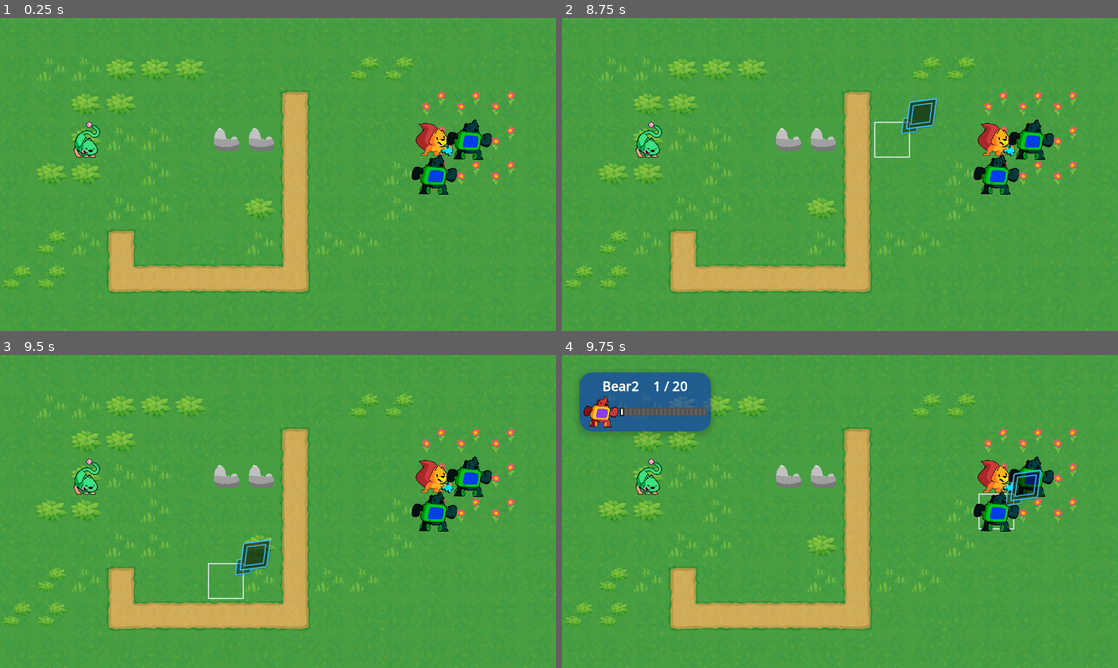
Above: before the commit, frames 1-4 (two rows, left to right).
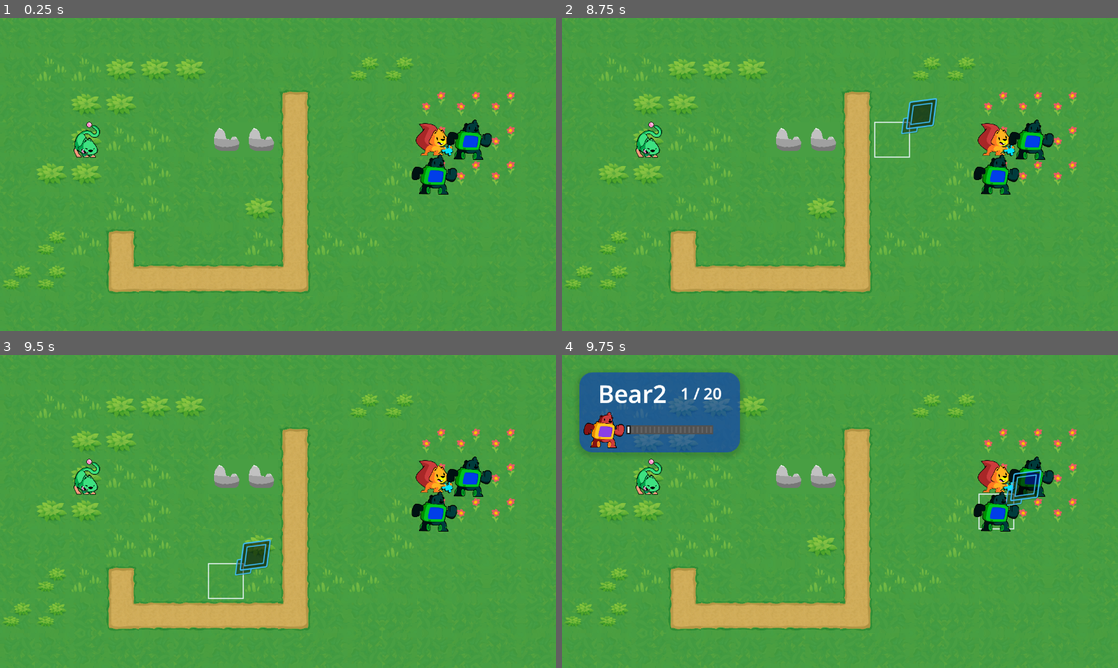
Above: after the commit, the same moments.

Repository: mojius/FarmStrategy
Game: Godot game, scene res://Main.tscn
Same seed, same stepped clock (60 frames per second), same inputs: the game is played once before the commit and once after it.
Inputs (mouse positions are in pixels of both pictures, inside the frame that each line leads up to):
- Up to frame 1 (0.25 s): no input
- Up to frame 2 (8.75 s): tap Enter (ui_accept) at 0.5, 0.77, 1.52, 2, 2.75, 3.02, 3.5, 3.77, 4.25, 4.52, 5, 6.02, 6.77, 7.52 s; move the mouse to (962, 158) at 0.52 s; press the mouse at (962, 158) at 0.53 s; hold Right (ui_right) 0.53-1.28 s; move the mouse to (728, 190) at 1.27 s; release the mouse at (728, 190) at 1.28 s; hold Down (ui_down) 1.28-2.03 s; click (728, 190) at 1.35 s; move the mouse to (895, 105) at 2.02 s; press the mouse at (895, 105) at 2.03 s; hold Right (ui_right) 2.03-2.78 s; move the mouse to (812, 237) at 2.77 s; release the mouse at (812, 237) at 2.78 s; hold Up (ui_up) 2.78-3.53 s; click (812, 237) at 2.85 s; move the mouse to (1006, 221) at 3.52 s; press the mouse at (1006, 221) at 3.53 s; hold Left (ui_left) 3.53-5.03 s; move the mouse to (673, 127) at 4.27 s; release the mouse at (673, 127) at 4.28 s; click (673, 127) at 4.35 s; move the mouse to (867, 174) at 5.02 s; press the mouse at (867, 174) at 5.03 s; hold Down (ui_down) 5.03-5.78 s; move the mouse to (756, 96) at 5.77 s; release the mouse at (756, 96) at 5.78 s; hold Right (ui_right) 5.78-6.53 s; click (756, 96) at 5.85 s; move the mouse to (962, 158) at 6.52 s; press the mouse at (962, 158) at 6.53 s; hold Up (ui_up) 6.53-7.28 s; move the mouse to (728, 190) at 7.27 s; release the mouse at (728, 190) at 7.28 s; hold Right (ui_right) 7.28-8.03 s; click (728, 190) at 7.35 s; move the mouse to (895, 105) at 8.02 s; press the mouse at (895, 105) at 8.03 s; hold Down (ui_down) from 8.03 s (still down)
- Up to frame 3 (9.5 s): move the mouse to (250, 574) at 8.77 s; release Down (ui_down) at 8.78 s; release the mouse at (250, 574) at 8.78 s; hold Left (ui_left) from 8.78 s (still down); click (250, 574) at 8.85 s; tap Enter (ui_accept) at 9.02 s
- Up to frame 4 (9.75 s): move the mouse to (1006, 558) at 9.52 s; release Left (ui_left) at 9.53 s; press the mouse at (1006, 558) at 9.53 s; hold Up (ui_up) from 9.53 s (still down)

Frames 1-3 are identical in both runs. In frame 4, 4.7% of the frame differs, in the area x 3-33%, y 5-32%.

Commit message:
Small adjustments to UI, etc

Diff:
--- a/GameBoard/GameBoard.gd
+++ b/GameBoard/GameBoard.gd
@@ -134,7 +134,7 @@
 	var attackable: Callable = Callable()
 
 	if (_active_targets.size() > 0):
-		attackable = add_attack_ui
+		attackable = _add_attack_ui
 
 	_active_ui = _action_ui.instantiate()
 	_active_ui.setup(_exhaust_active_unit, _show_movement_info, attackable)
@@ -221,8 +221,6 @@
 	if _active_unit and _active_unit.is_selected and _cursor_enabled:
 		_unit_path_arrow.draw(_active_unit.cell, new_cell)
 		return
-
-
 
 # Selects or moves a unit based on where the cursor is.
 func _on_cursor_accept_pressed(cell: Vector2) -> void:
@@ -275,7 +273,6 @@
 
 	_active_faction = "Enemy" if _active_faction == "Player" else "Player"
 
-
 func _refresh_group(faction: String) -> void:
 	# TODO: Validate the states later, or find a better way to do it.
 
@@ -365,17 +362,17 @@
 	_active_ui = _action_ui.instantiate()
 
 	if (_active_targets.size() > 0):
-		_active_ui.setup(_exhaust_active_unit, Callable(), player_try_attack)
+		_active_ui.setup(_exhaust_active_unit, Callable(), _player_try_attack)
 	else:
 		_active_ui.setup(_exhaust_active_unit)
 
-func player_try_attack():
+func _player_try_attack():
 	if (_active_targets.size() <= 0):
 		return
 
-	add_attack_ui()
-
-func add_attack_ui():
+	_add_attack_ui()
+
+func _add_attack_ui():
 	_active_ui = _attack_ui.instantiate()
 	_active_ui.setup(attack, _active_targets)
 
--- a/UI/HighlightInfoUI.tscn
+++ b/UI/HighlightInfoUI.tscn
@@ -14,6 +14,7 @@
 script = ExtResource("1_v6spp")
 
 [node name="Box1" type="PanelContainer" parent="."]
+custom_minimum_size = Vector2(370, 150)
 layout_mode = 2
 theme = ExtResource("1_m0elq")
 
@@ -34,6 +35,7 @@
 [node name="UnitName" type="Label" parent="Box1/MarginContainer/NameStatsSeparator/HBoxContainer"]
 unique_name_in_owner = true
 layout_mode = 2
+theme_override_font_sizes/font_size = 56
 text = "Test"
 horizontal_alignment = 1
 
@@ -44,6 +46,7 @@
 [node name="HealthPointsText" type="Label" parent="Box1/MarginContainer/NameStatsSeparator/HBoxContainer"]
 unique_name_in_owner = true
 layout_mode = 2
+theme_override_font_sizes/font_size = 36
 text = "00 / 00"
 horizontal_alignment = 1
 vertical_alignment = 1
@@ -53,7 +56,7 @@
 
 [node name="TextureRect" type="TextureRect" parent="Box1/MarginContainer/NameStatsSeparator/AvatarTextHPSeparator"]
 unique_name_in_owner = true
-custom_minimum_size = Vector2(0, 70)
+custom_minimum_size = Vector2(0, 83.35)
 layout_mode = 2
 texture = ExtResource("2_pa7cd")
 expand_mode = 3
